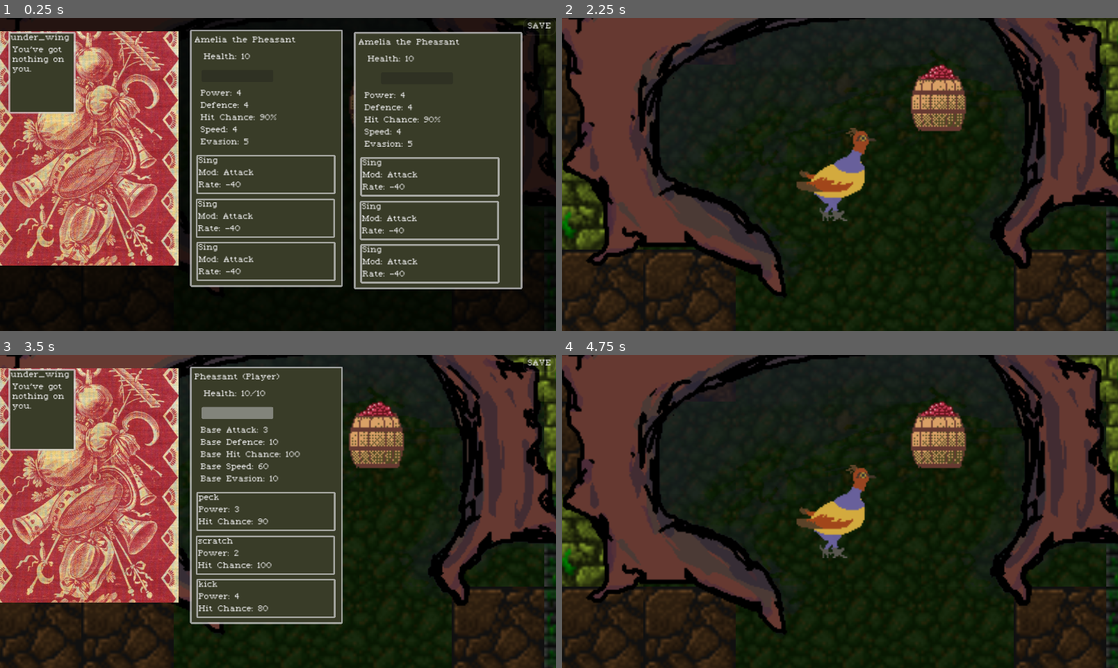
Above: before the commit, frames 1-4 (two rows, left to right).
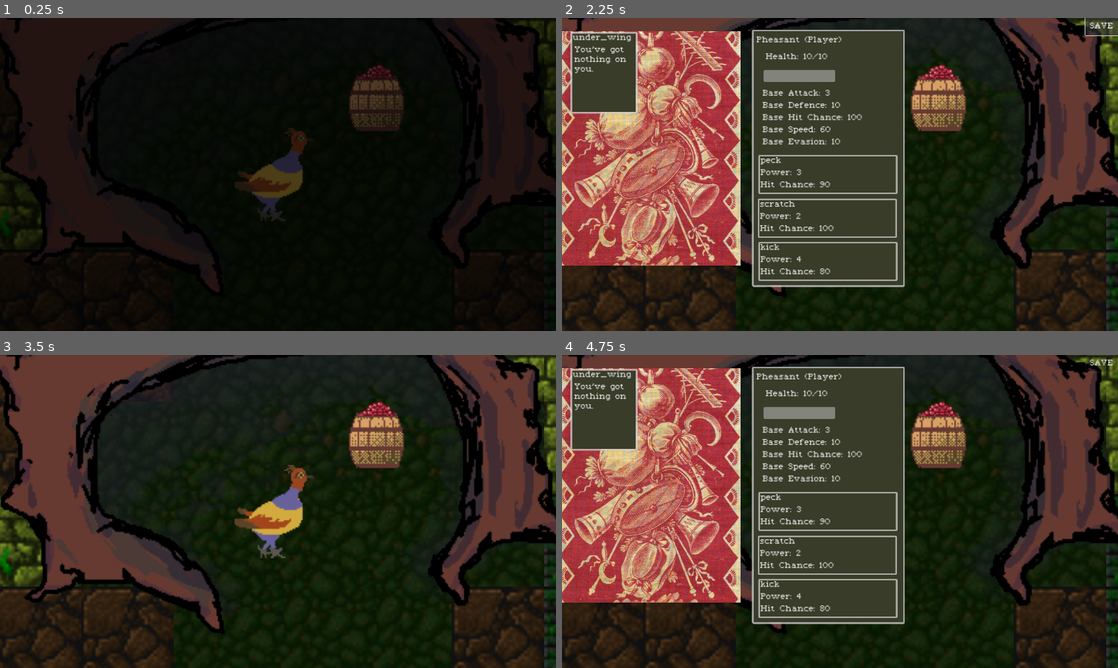
Above: after the commit, the same moments.

Repository: RoxT/amelia-flatbird
Game: Godot game, scene res://WalkingAround/starting_area.tscn
Two runs of this game, one before a commit and one after it. Both use one fixed random seed, a clock stepped at 60 frames per second and the inputs below.
Inputs (mouse positions are in pixels of both pictures, inside the frame that each line leads up to):
- Up to frame 1 (0.25 s): no input
- Up to frame 2 (2.25 s): tap Enter at 0.5 s; move the mouse to (962, 158) at 0.52 s; hold Right (right) 0.53-1.28 s; hold Space (select) 0.53-1.28 s; click (962, 158) at 0.67 s; move the mouse to (728, 190) at 1.27 s; hold S (down) 1.28-2 s; tap Tab (hud) at 1.35 s; click (728, 190) at 1.42 s; tap Space (select) at 1.55 s; click (1101, 27) at 2 s, where only the run after the commit has a clickable "SAVE"
- Up to frame 3 (3.5 s): move the mouse to (333, 442) at 2.77 s; hold Right (right) from 2.78 s (still down); hold Tab (hud) from 2.78 s (still down); click (333, 442) at 2.92 s
- Up to frame 4 (4.75 s): tap Enter at 3.5 s; move the mouse to (812, 574) at 3.52 s; release Right (right) at 3.53 s; release Tab (hud) at 3.53 s; hold Up (up) 3.53-4.28 s; tap Space (select) at 3.6, 4.25, 4.55 s; click (812, 574) at 3.67 s; move the mouse to (1006, 558) at 4.27 s; hold A (left) from 4.28 s (still down); hold Tab (hud) from 4.28 s (still down); click (1006, 558) at 4.42 s

The runs differ from the first frame. In frame 1, 71% of the frame differs, in the area x 0-100%, y 1-87%; in frame 2, 46%; in frame 3, 46%; in frame 4, 46%.

Commit message:
many things better but scene tree messed up

Diff:
--- a/BirdRPG/Battle/foes/Knight.tres
+++ b/BirdRPG/Battle/foes/Knight.tres
@@ -1,6 +1,9 @@
-[gd_resource type="Resource" script_class="Foe" load_steps=2 format=3 uid="uid://dylt7oamswpj"]
+[gd_resource type="Resource" script_class="Foe" load_steps=5 format=3 uid="uid://dylt7oamswpj"]
 
+[ext_resource type="Resource" uid="uid://bm5qwapquc4re" path="res://Battle/Actions/peck.tres" id="1_7gl83"]
 [ext_resource type="Script" path="res://Battle/foes/FoeR.gd" id="1_8006d"]
+[ext_resource type="Resource" uid="uid://o1xnkfy7w41l" path="res://Battle/Actions/kick.tres" id="2_p4wi3"]
+[ext_resource type="Resource" uid="uid://cgqdcv6lt72fn" path="res://Battle/Actions/flair.tres" id="3_aihcc"]
 
 [resource]
 script = ExtResource("1_8006d")
@@ -13,13 +16,6 @@
 base_evasion = 0
 title = "Knight"
 image = "flat_bird.png"
-attacks = {
-"peck": &"peck",
-"scratch": &"scratch"
-}
-effects = {
-"spook": {
-"mod": "hit_chance",
-"rate": -50
-}
-}
+attacks = Array[Resource("res://Battle/Actions/AnAttackR.gd")]([ExtResource("1_7gl83"), ExtResource("2_p4wi3")])
+effects = Array[Resource("res://Battle/Actions/AnEffectR.gd")]([ExtResource("3_aihcc")])
+modifers = {}
--- a/BirdRPG/WalkingAround/Events/FlatBird.gd
+++ b/BirdRPG/WalkingAround/Events/FlatBird.gd
@@ -9,12 +9,17 @@
 	poll()
 
 func poll():
+	if BR.has_ally():
+		queue_free()
+		return
 	visible = BR.mice_killed >= 2
 	set_process(BR.mice_killed >= 2)
 
 
 func select():
 	if not visible: return
+	BR.initiate_special_scene.emit()
+	await BR.begin_scene
 	var meeting :=[]
 	for i in range(1,4):
 		var key := MEETING % i
@@ -28,6 +33,7 @@
 	BR.call_on_return = battle_finished
 
 func battle_finished():
+	BR.end_scene.emit()
 	var after :=[]
 	for i in range(1,5):
 		var key := AFTER % i
--- a/BirdRPG/WalkingAround/HUD.tscn
+++ b/BirdRPG/WalkingAround/HUD.tscn
@@ -6,6 +6,7 @@
 
 [node name="HUD" type="CanvasLayer"]
 process_mode = 3
+visible = false
 script = ExtResource("1_dajmv")
 
 [node name="Bag" type="Panel" parent="."]
--- a/BirdRPG/WalkingAround/Marshlands/SnakeArea.gd
+++ b/BirdRPG/WalkingAround/Marshlands/SnakeArea.gd
@@ -43,6 +43,6 @@
 		waiting = true
 
 func _on_body_entered(body):
-	if body.name == "PlayerBird":
+	if body.name == "PlayerBird" and body.is_physics_processing():
 		attacking = body
 		SPEED = abs(SPEED)
--- a/BirdRPG/WalkingAround/Marshlands/SomeBerries.gd
+++ b/BirdRPG/WalkingAround/Marshlands/SomeBerries.gd
@@ -14,6 +14,6 @@
 			$Berries.hide()
 		else:
 			BR.simple_message.emit("There are 3 berries. " +
-			BR.inventory.no_room_str)
+			BR.pack_type.no_room_str)
 	else:
 		BR.simple_message.emit("The barrel is empty.")
--- a/BirdRPG/WalkingAround/Marshlands/marshlands.tscn
+++ b/BirdRPG/WalkingAround/Marshlands/marshlands.tscn
@@ -44,15 +44,17 @@
 layer_0/tile_data = PackedInt32Array(851971, 2, 1, 917507, 2, 1, 983043, 2, 1, 851972, 1, 1, 917508, 65537, 1, 983044,  …(110793 unchanged characters)…
 
 [node name="Door2" parent="." instance=ExtResource("2_25urm")]
+new_position = null
 
 [node name="Door" parent="." instance=ExtResource("2_25urm")]
 position = Vector2(3872, 1536)
 rotation = 1.5708
 path_to_go = "res://WalkingAround/starting_area.tscn"
+new_position = null
 
 [node name="PlayerBird" parent="." instance=ExtResource("2_rt63o")]
 y_sort_enabled = true
-position = Vector2(2784, 1416)
+position = Vector2(3272, 1824)
 
 [node name="Salamander" type="Area2D" parent="."]
 position = Vector2(2584, 768)
@@ -133,7 +135,9 @@
 shape = SubResource("CircleShape2D_ht0n2")
 
 [node name="OldFrog" parent="People" instance=ExtResource("12_15vqu")]
-messages = Array[String](["Guard: Flat bird the knight! I'm so glad you're here. Those monsterous Salamanders are still living on the Beavers' lakes. Get rid of them please!", "Flat Bird: Indeed! I brought someone who can help. ", "Flat Bird: Amelia, the Giant Salamanders are powerful but each in one way only. If we can figure out if a Salamander is has strong attack or defence, you can target that with your performances."])
+position = Vector2(2928, 1896)
+messages = Array[String](["Guard: It's Flat Bird the Knight! I'm so glad you're here. Those monsterous Salamanders are still living on the Beavers' lakes. Get rid of them please!", "Flat Bird: Indeed! I brought someone who can help. ", "Flat Bird: Amelia, the Giant Salamanders are powerful but each in one way only. If we can figure out if a Salamander is has strong attack or defence, you can target that with your performances."])
+is_special_scene = true
 
 [node name="Sprite2D" type="Sprite2D" parent="People/OldFrog"]
 texture = ExtResource("13_xgxfy")
--- a/BirdRPG/WalkingAround/Messages.gd
+++ b/BirdRPG/WalkingAround/Messages.gd
@@ -49,4 +49,5 @@
 	scene = []
 	set_process_input(false)
 	get_tree().paused = false
+	BR.end_scene.emit()
 	hide()
--- a/BirdRPG/WalkingAround/MultilineMessage.gd
+++ b/BirdRPG/WalkingAround/MultilineMessage.gd
@@ -1,9 +1,13 @@
 extends StaticBody2D
 
 @export var messages: Array[String] = ["Hello", "I'm a frog"]
+@export var is_special_scene := false
 # Called when the node enters the scene tree for the first time.
 func _ready():
 	pass # Replace with function body.
 
 func select():
+	if is_special_scene:
+		BR.initiate_special_scene.emit()
+		await BR.begin_scene
 	BR.scene_message.emit(messages)
--- a/BirdRPG/WalkingAround/PlayerBird.gd
+++ b/BirdRPG/WalkingAround/PlayerBird.gd
@@ -1,16 +1,22 @@
 extends CharacterBody2D
 
 @onready var sprite := $Sprite2D
+@onready var camera := $Camera2D
 const SPEED = 400.0
-@export var zoom := 2
+const SceneZoom := Vector2(4, 4)
+const NormalZoom := Vector2(2, 2)
 
 func _ready():
-	BR.world = get_parent()
-	$Camera2D.zoom = Vector2(zoom, zoom)
+	BR.initiate_special_scene.connect(_talk_with_ally)
+	BR.end_scene.connect(_end_scene)
 	if not BR.intro_seen:
 		$AnimationPlayer.play("intro")
 		set_physics_process(false)
+		set_process_unhandled_key_input(false)
 		BR.intro_seen = true
+	else:
+		camera.zoom = NormalZoom
+
 
 func _physics_process(_delta):
 
@@ -39,3 +45,30 @@
 		if closest != null:
 			get_viewport().set_input_as_handled()
 			closest.select()
+
+func _talk_with_ally(face_ally:=false):
+	$Sprite2D.flip_h = not face_ally
+	set_physics_process(false)
+	set_process_unhandled_key_input(false)
+
+	var zoom_tween := create_tween()
+	zoom_tween.tween_property(camera, "zoom", SceneZoom, 1)
+	if BR.has_ally():
+		$AnimationPlayer.play("listening")
+		await $AnimationPlayer.animation_finished
+	call_deferred("allow_begin_scene")
+	#tween.tween_callback($Sprite.queue_free)
+
+func allow_begin_scene():
+	BR.begin_scene.emit()
+
+func _end_scene():
+	if is_physics_processing(): return
+	var zoom_tween := create_tween()
+	zoom_tween.tween_property(camera, "zoom", NormalZoom, 1)
+	if BR.has_ally():
+		$AnimationPlayer.play("return")
+		await $AnimationPlayer.animation_finished
+
+	set_physics_process(true)
+	set_process_unhandled_key_input(true)
--- a/BirdRPG/WalkingAround/creatures/MouseArea.gd
+++ b/BirdRPG/WalkingAround/creatures/MouseArea.gd
@@ -48,6 +48,6 @@
 		$Sprite2D.stop()
 
 func _on_body_entered(body):
-	if body.name == "PlayerBird":
+	if body.name == "PlayerBird" and body.is_physics_processing():
 		attacking = body
 		SPEED = abs(SPEED)
--- a/BirdRPG/WalkingAround/objects/Door.gd
+++ b/BirdRPG/WalkingAround/objects/Door.gd
@@ -15,4 +15,5 @@
 		BR.animations.animation_finished.connect(_change_scene)
 
 func _change_scene(_anim_name:StringName):
-	BR._change_scene(load(path_to_go).instantiate(), new_position)
+	var packed_scene := load(path_to_go) as PackedScene
+	BR.change_scene(packed_scene, new_position)
--- a/BirdRPG/WalkingAround/player_bird.tscn
+++ b/BirdRPG/WalkingAround/player_bird.tscn
@@ -1,31 +1,9 @@
-[gd_scene load_steps=13 format=3 uid="uid://br4lbolyi3ocb"]
+[gd_scene load_steps=12 format=3 uid="uid://br4lbolyi3ocb"]
 
 [ext_resource type="Script" path="res://WalkingAround/PlayerBird.gd" id="1_7uog1"]
-[ext_resource type="Texture2D" uid="uid://bpyajp45v1it3" path="res://WalkingAround/bird.png" id="2_777v4"]
+[ext_resource type="SpriteFrames" uid="uid://3umme616cwrw" path="res://WalkingAround/player_bird_spriteframes.tres" id="2_vo268"]
 [ext_resource type="AudioStream" uid="uid://da6j06u1wykjy" path="res://WalkingAround/Events/RunningWater.WAV" id="3_q8srd"]
 [ext_resource type="AudioStream" uid="uid://dgq1wa4euqm56" path="res://Sounds/rain to birds.ogg" id="4_2fy7v"]
-
-[sub_resource type="AtlasTexture" id="AtlasTexture_eub0s"]
-atlas = ExtResource("2_777v4")
-region = Rect2(0, 0, 64, 64)
-
-[sub_resource type="AtlasTexture" id="AtlasTexture_36upe"]
-atlas = ExtResource("2_777v4")
-region = Rect2(64, 0, 64, 64)
-
-[sub_resource type="SpriteFrames" id="SpriteFrames_ae2lu"]
-animations = [{
-"frames": [{
-"duration": 1.0,
-"texture": SubResource("AtlasTexture_eub0s")
-}, {
-"duration": 1.0,
-"texture": SubResource("AtlasTexture_36upe")
-}],
-"loop": true,
-"name": &"default",
-"speed": 5.0
-}]
 
 [sub_resource type="CapsuleShape2D" id="CapsuleShape2D_v77xr"]
 radius = 18.0
@@ -81,6 +59,30 @@
 "update": 1,
 "values": [false]
 }
+tracks/4/type = "value"
+tracks/4/imported = false
+tracks/4/enabled = true
+tracks/4/path = NodePath("Ally:position")
+tracks/4/interp = 1
+tracks/4/loop_wrap = true
+tracks/4/keys = {
+"times": PackedFloat32Array(0),
+"transitions": PackedFloat32Array(1),
+"update": 0,
+"values": [Vector2(0, 0)]
+}
+tracks/5/type = "value"
+tracks/5/imported = false
+tracks/5/enabled = true
+tracks/5/path = NodePath("Ally:visible")
+tracks/5/interp = 1
+tracks/5/loop_wrap = true
+tracks/5/keys = {
+"times": PackedFloat32Array(0),
+"transitions": PackedFloat32Array(1),
+"update": 1,
+"values": [false]
+}
 
 [sub_resource type="Animation" id="Animation_87caw"]
 resource_name = "intro"
@@ -107,7 +109,7 @@
 "times": PackedFloat32Array(0, 3.4, 9.3),
 "transitions": PackedFloat32Array(1, 1, 1),
 "update": 0,
-"values": [Vector2(5, 5), Vector2(5, 5), Vector2(1, 1)]
+"values": [Vector2(5, 5), Vector2(5, 5), Vector2(2, 2)]
 }
 tracks/2/type = "value"
 tracks/2/imported = false
@@ -128,9 +130,12 @@
 tracks/3/interp = 1
 tracks/3/loop_wrap = true
 tracks/3/keys = {
-"times": PackedFloat32Array(9.2),
-"transitions": PackedFloat32Array(1),
+"times": PackedFloat32Array(9.1, 9.2),
+"transitions": PackedFloat32Array(1, 1),
 "values": [{
+"args": [true],
+"method": &"set_process_unhandled_key_input"
+}, {
 "args": [true],
 "method": &"set_physics_process"
 }]
@@ -148,10 +153,90 @@
 "values": [true]
 }
 
+[sub_resource type="Animation" id="Animation_b05qd"]
+resource_name = "listening"
+tracks/0/type = "value"
+tracks/0/imported = false
+tracks/0/enabled = true
+tracks/0/path = NodePath("Ally:position")
+tracks/0/interp = 1
+tracks/0/loop_wrap = true
+tracks/0/keys = {
+"times": PackedFloat32Array(0, 1),
+"transitions": PackedFloat32Array(1, 1),
+"update": 0,
+"values": [Vector2(0, 0), Vector2(64, 0)]
+}
+tracks/1/type = "value"
+tracks/1/imported = false
+tracks/1/enabled = true
+tracks/1/path = NodePath("Ally:visible")
+tracks/1/interp = 1
+tracks/1/loop_wrap = true
+tracks/1/keys = {
+"times": PackedFloat32Array(0.1),
+"transitions": PackedFloat32Array(1),
+"update": 1,
+"values": [true]
+}
+tracks/2/type = "value"
+tracks/2/imported = false
+tracks/2/enabled = true
+tracks/2/path = NodePath("Ally:flip_h")
+tracks/2/interp = 1
+tracks/2/loop_wrap = true
+tracks/2/keys = {
+"times": PackedFloat32Array(0, 0.9),
+"transitions": PackedFloat32Array(1, 1),
+"update": 1,
+"values": [false, true]
+}
+
+[sub_resource type="Animation" id="Animation_jh26d"]
+resource_name = "returning"
+tracks/0/type = "value"
+tracks/0/imported = false
+tracks/0/enabled = true
+tracks/0/path = NodePath("Ally:position")
+tracks/0/interp = 1
+tracks/0/loop_wrap = true
+tracks/0/keys = {
+"times": PackedFloat32Array(0, 1),
+"transitions": PackedFloat32Array(1, 1),
+"update": 0,
+"values": [Vector2(64, 0), Vector2(0, 0)]
+}
+tracks/1/type = "value"
+tracks/1/imported = false
+tracks/1/enabled = true
+tracks/1/path = NodePath("Ally:visible")
+tracks/1/interp = 1
+tracks/1/loop_wrap = true
+tracks/1/keys = {
+"times": PackedFloat32Array(0, 1),
+"transitions": PackedFloat32Array(1, 1),
+"update": 1,
+"values": [true, false]
+}
+tracks/2/type = "value"
+tracks/2/imported = false
+tracks/2/enabled = true
+tracks/2/path = NodePath("Ally:flip_h")
+tracks/2/interp = 1
+tracks/2/loop_wrap = true
+tracks/2/keys = {
+"times": PackedFloat32Array(0),
+"transitions": PackedFloat32Array(1),
+"update": 1,
+"values": [true]
+}
+
 [sub_resource type="AnimationLibrary" id="AnimationLibrary_l41ip"]
 _data = {
 "RESET": SubResource("Animation_bw27w"),
-"intro": SubResource("Animation_87caw")
+"intro": SubResource("Animation_87caw"),
+"listening": SubResource("Animation_b05qd"),
+"returning": SubResource("Animation_jh26d")
 }
 
 [sub_resource type="CircleShape2D" id="CircleShape2D_gdpdr"]
@@ -164,7 +249,7 @@
 metadata/_edit_group_ = true
 
 [node name="Sprite2D" type="AnimatedSprite2D" parent="."]
-sprite_frames = SubResource("SpriteFrames_ae2lu")
+sprite_frames = ExtResource("2_vo268")
 
 [node name="CollisionShape2D" type="CollisionShape2D" parent="."]
 shape = SubResource("CapsuleShape2D_v77xr")
@@ -185,3 +270,8 @@
 
 [node name="CollisionShape2D" type="CollisionShape2D" parent="ObjectSeeker"]
 shape = SubResource("CircleShape2D_gdpdr")
+
+[node name="Ally" type="AnimatedSprite2D" parent="."]
+visible = false
+sprite_frames = ExtResource("2_vo268")
+flip_h = true
--- /dev/null
+++ b/BirdRPG/WalkingAround/player_bird_spriteframes.tres
@@ -0,0 +1,25 @@
+[gd_resource type="SpriteFrames" load_steps=4 format=3 uid="uid://3umme616cwrw"]
+
+[ext_resource type="Texture2D" uid="uid://bpyajp45v1it3" path="res://WalkingAround/bird.png" id="1_xfbu4"]
+
+[sub_resource type="AtlasTexture" id="AtlasTexture_eub0s"]
+atlas = ExtResource("1_xfbu4")
+region = Rect2(0, 0, 64, 64)
+
+[sub_resource type="AtlasTexture" id="AtlasTexture_36upe"]
+atlas = ExtResource("1_xfbu4")
+region = Rect2(64, 0, 64, 64)
+
+[resource]
+animations = [{
+"frames": [{
+"duration": 1.0,
+"texture": SubResource("AtlasTexture_eub0s")
+}, {
+"duration": 1.0,
+"texture": SubResource("AtlasTexture_36upe")
+}],
+"loop": true,
+"name": &"default",
+"speed": 5.0
+}]
--- a/BirdRPG/WalkingAround/starting_area.tscn
+++ b/BirdRPG/WalkingAround/starting_area.tscn
@@ -101,6 +101,7 @@
 [node name="Door" parent="Objects" instance=ExtResource("12_c4xpf")]
 position = Vector2(960, 224)
 path_to_go = "res://WalkingAround/Marshlands/marshlands.tscn"
+new_position = null
 
 [node name="Gate" type="StaticBody2D" parent="Objects" groups=["poll"]]
 position = Vector2(912, 264)
--- a/BirdRPG/WorldState.gd
+++ b/BirdRPG/WorldState.gd
@@ -32,7 +32,8 @@
 		for key in BR.world_state:
 			BR.set(key, config.get_value("WS", key))
 
-		BR.pack_type = load(Pack.PATH + config.get_value("Special", "pack_type") + ".tres") as Pack
+		var pack_path:String = Pack.PATH + config.get_value("Special", "pack_type") + ".tres"
+		BR.pack_type = load(pack_path) as Pack
 
 		if OS.is_debug_build() and BR.player_creature != null:
 			BR.player_creature = BR.player_creature.duplicate() as Player
--- a/BirdRPG/bird_rpg.gd
+++ b/BirdRPG/bird_rpg.gd
@@ -4,9 +4,8 @@
 const World := preload("res://WalkingAround/starting_area.tscn")
 @export var new_foe:Foe
 @export var call_on_return:Callable = no_call
-@onready var pack_type:Pack = preload("res://Inventory/underwing.tres")
+@onready var pack_type:Pack = preload("res://Inventory/under_wing.tres")
 @onready var inventory := []
-@onready var scene = get_tree().current_scene
 @export var player_creature:Resource
 @export var ally_creature:Resource
 @export var animations:AnimationPlayer
@@ -17,13 +16,17 @@
 @export var snakes_killed := 0
 @export var intro_seen := false
 const world_state := ["mice_killed", "entered_marsh", "snakes_killed", "intro_seen"]
-var world:Node2D
+var last_scene:Node
+var battler:Node
 
 signal battle_time(new_foe)
 signal creature_changed
 signal simple_message(message)
 signal scene_message(scenes)
 signal recieve(thing)
+signal initiate_special_scene(face_ally)
+signal begin_scene
+signal end_scene
 # Called when the node enters the scene tree for the first time.
 func _ready():
 	load_state()
@@ -39,10 +42,10 @@
 	WorldState.load_state()
 
 func _on_battle_time(foe_name:String):
-	call_deferred("_go", foe_name)
+	call_deferred("_go_into_battle", foe_name)
 
 func end_battle():
-	call_deferred("return_to_world")
+	call_deferred("_return_to_world")
 
 func load_by_key(path:String, key:String):
 	return load(path + key + ".tres")
@@ -50,32 +53,33 @@
 func dup_by_key(path:String, key:String):
 	return load(path + key + ".tres").duplicate()
 
-func _change_scene(target, _new_pos:=Vector2.ZERO):
-	scene.get_parent().remove_child(scene)
-	add_child(target)
-	scene = target
-	call_deferred("do_polling")
-
-func do_polling():
+func poll():
 	get_tree().call_group("poll", "poll")
 
-func return_to_world():
-	if not world: world = World.instantiate()
-	_change_scene(world)
+func change_scene(target:PackedScene, _new_pos:=Vector2.ZERO):
+	#print(get_tree().current_scene.name)
+	var err = get_tree().change_scene_to_packed(target)
+	if err != OK: print("error changing scenes: %s" % err)
+	poll()
+
+func _return_to_world():
+	get_tree().root.add_child(last_scene)
+	get_tree().root.remove_child(battler)
+	get_tree().current_scene = last_scene
 	call_on_return.call()
 	call_on_return = no_call
 	player_creature.clamp_health()
 	if has_ally(): ally_creature.clamp_health()
+	poll()
 
-func no_call():
-	pass
+func _go_into_battle(foe_name:String):
+	last_scene = get_tree().current_scene
+	battler = Battler.instantiate()
 
-func _go(foe_name:String):
-	#new_foe = load(Foe.path() + foe_name + ".tres") as Foe
-	#get_tree().change_scene_to_packed(Battler)
-	var battler := Battler.instantiate()
 	new_foe = BR.load_and_dupe(Foe.path(), foe_name) as Foe
-	_change_scene(battler)
+	get_tree().root.remove_child(last_scene)
+	get_tree().root.add_child(battler)
+	poll()
 
 func set_me_up(node:Node):
 	if node.has_method("_on_creature_changed"):
@@ -86,3 +90,6 @@
 
 func load_and_dupe(path:String, title:String)->Resource:
 	return load(path + title + ".tres").duplicate()
+
+func no_call():
+	pass
Renamed: BirdRPG/Inventory/UnderWing.tres -> BirdRPG/Inventory/under_wing.tres
